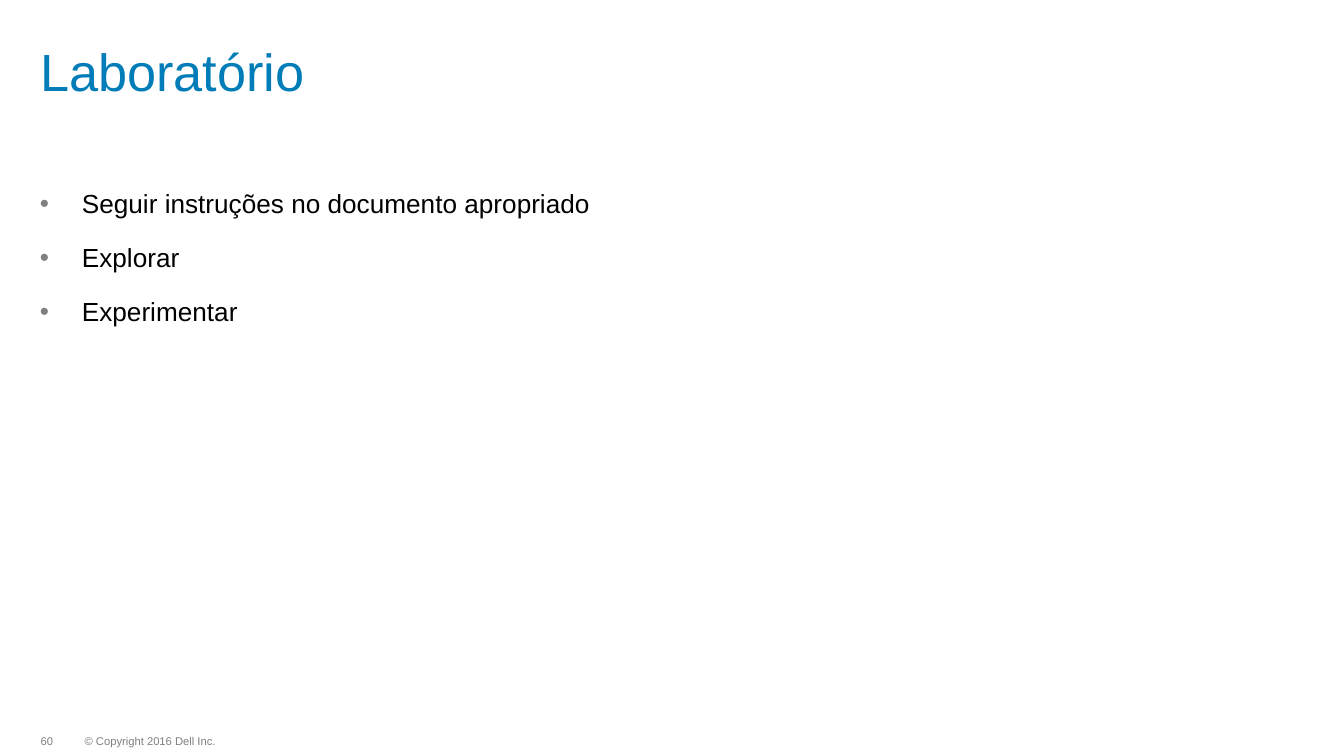
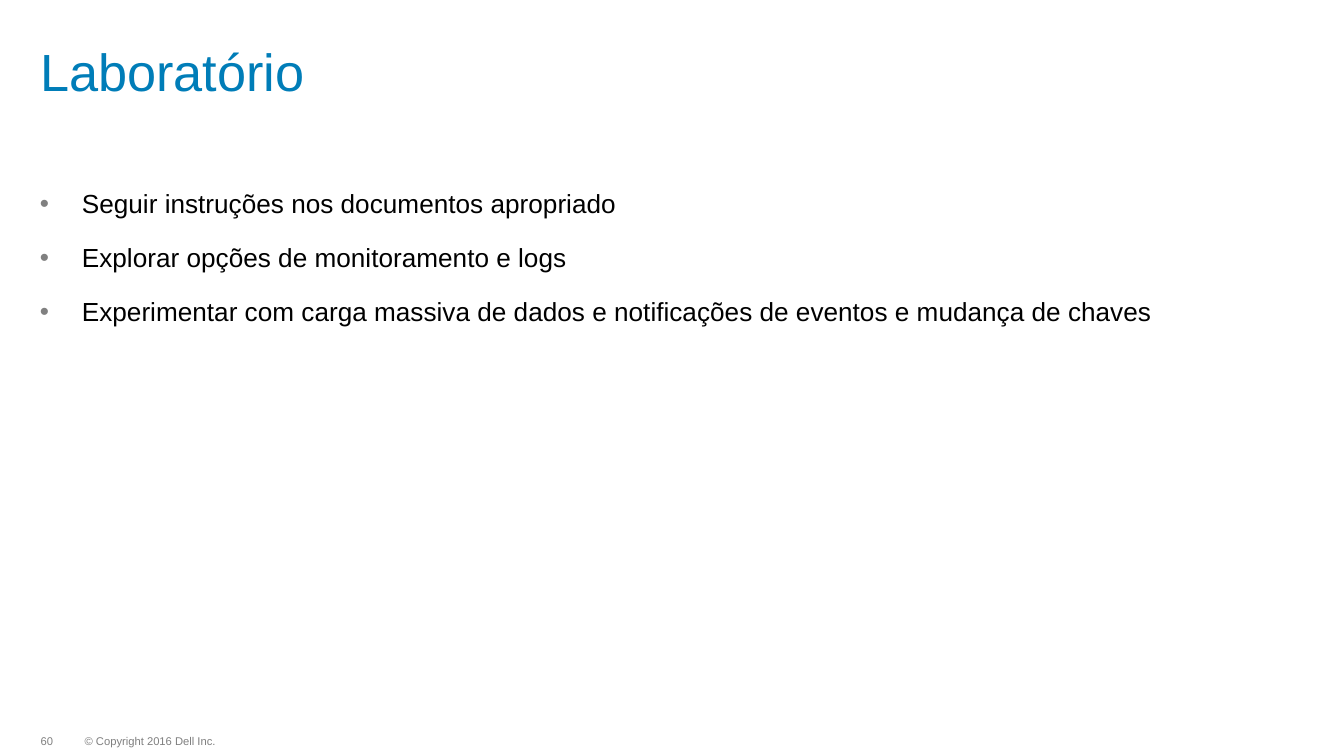
Before and after one commit to dougspadottoemc/Redis-HandsOn, a slide deck: slide 60 of slides/02_Administracao do Redis.pptx. Drawn at 1344x756 pixels with LibreOffice and Linux fonts; fonts in the diff are those of the drawing; background and template pictures are left out. Boxes give left, top, right and bottom in pixels: in the first picture for what was removed or moved away, otherwise in the second. Text is boxed around its words. In the diff, an @@ line names an element or a change of style, - is before the commit and + after.

```diff
--- a/slides/02_Administracao do Redis.pptx
+++ b/slides/02_Administracao do Redis.pptx
@@ text at [82, 194, 1151, 327]: text changed @@
-• Seguir instruções no documento apropriado
-• Explorar
-• Experimentar
+• Seguir instruções nos documentos apropriado
+• Explorar opções de monitoramento e logs
+• Experimentar com carga massiva de dados e notificações de eventos e mudança de chaves
```
Also in this commit, not shown: 2 other slides changed.
